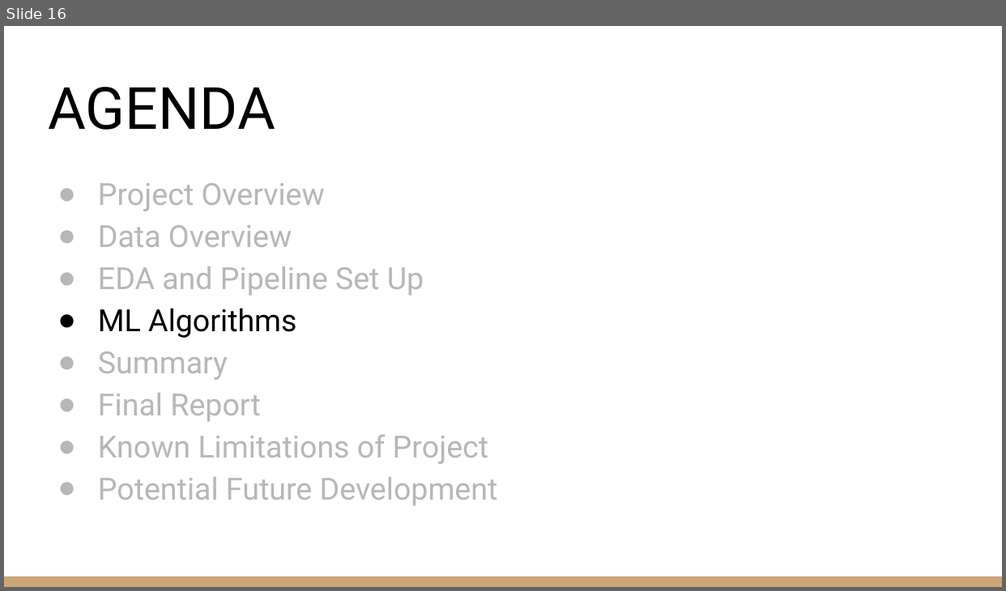
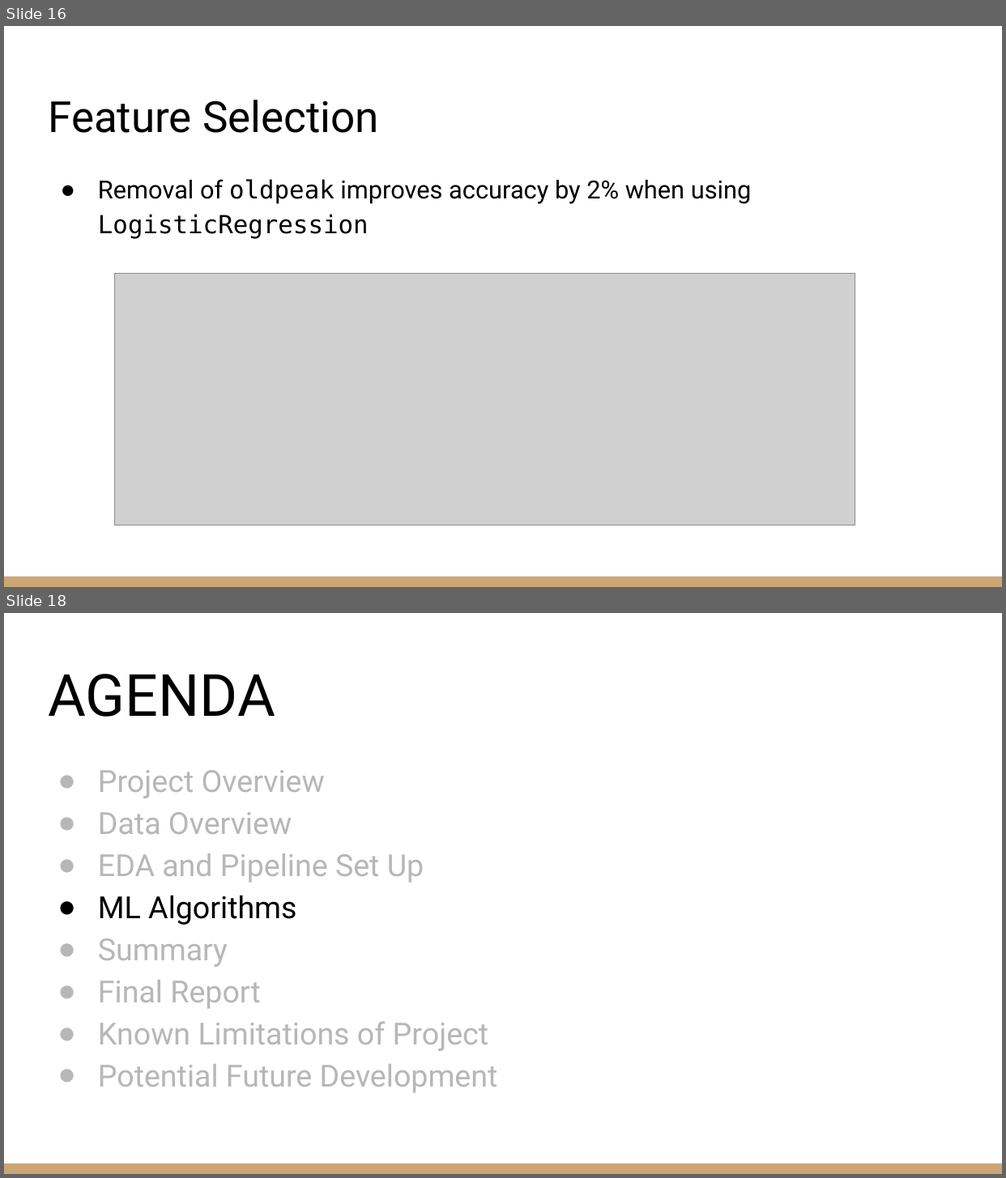
Before and after one commit to zachcarlson/HeartAttackPredictor, a slide deck: documents/DSCI 631 Final Project Presentation.pptx. Shown one above the other, each under a label of ours: slide 16 before the commit, slides 16 and 18 after it; the slides between them are not shown. The pictures are 1006x591 and 1006x1178 pixels, drawn with LibreOffice and Linux fonts; fonts in the diff are those of the drawing; grey boxes stand for pictures. Boxes give left, top, right and bottom in pixels: in the first picture for what was removed or moved away, otherwise in the second. Text is boxed around its words. In the diff, an @@ line names an element or a change of style, - is before the commit and + after.

Commit message:
-Add feature selection (removal of oldpeak)

```diff
--- a/documents/DSCI 631 Final Project Presentation.pptx
+++ b/documents/DSCI 631 Final Project Presentation.pptx
@@ slide 16 added at [4, 26, 1002, 587], background #FFFFFF; not listed: 1 template element that a slide beside it also shows @@
@@ title added at [48, 100, 379, 133], 31 pt, text #000000 @@
+Feature Selection
@@ text added at [98, 179, 752, 239], 18 pt, text #000000 @@
+● Removal of oldpeak improves accuracy by 2% when using LogisticRegression
@@ picture added at [115, 274, 855, 526] @@
@@ what was slide 16 is now slide 18 @@
```
Also in this commit, not shown: 4 slides changed, 1 other slide added, 3 other files.
